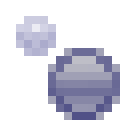
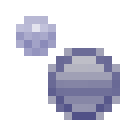
Layers edited between the first and the second 128 x 128 image:
"has context copy": opacity 72% → 100% over [16, 16, 56, 56]
